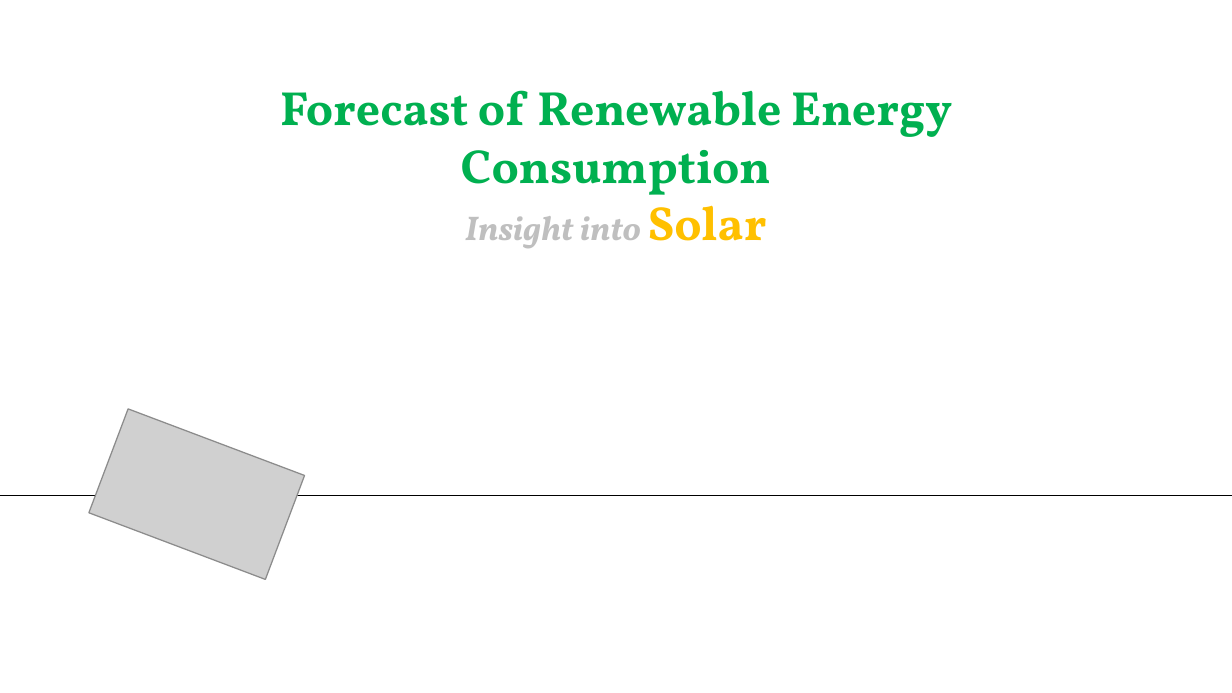
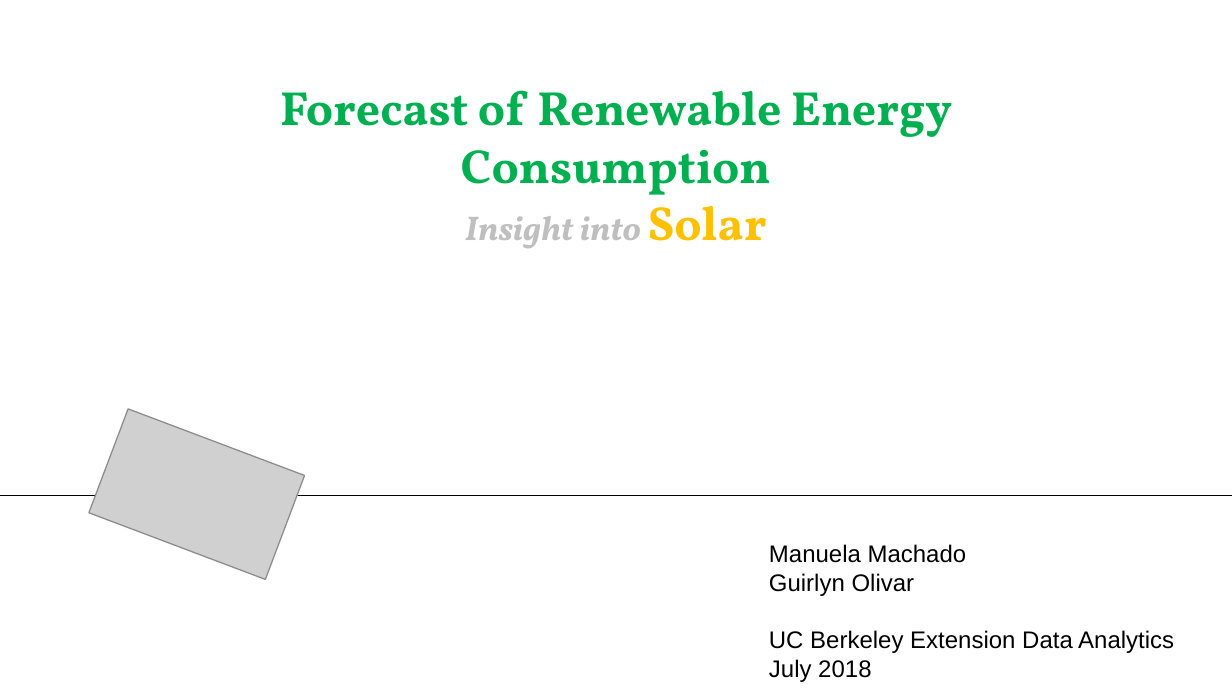
Before and after one commit to gvo34/energy-solar, a slide deck: slide 1 of Energy Solar ppt final version.pptx. Drawn at 1232x693 pixels with LibreOffice and Linux fonts; fonts in the diff are those of the drawing; grey boxes stand for pictures. Boxes give left, top, right and bottom in pixels: in the first picture for what was removed or moved away, otherwise in the second. Text is boxed around its words. In the diff, an @@ line names an element or a change of style, - is before the commit and + after.

Commit message:
add team to ppt

```diff
--- a/Energy Solar ppt final version.pptx
+++ b/Energy Solar ppt final version.pptx
@@ text added at <box>769,544,1174,682</box>, 14 pt, text #000000 @@
+Manuela Machado
+Guirlyn Olivar
+UC Berkeley Extension Data Analytics
+July 2018
```
